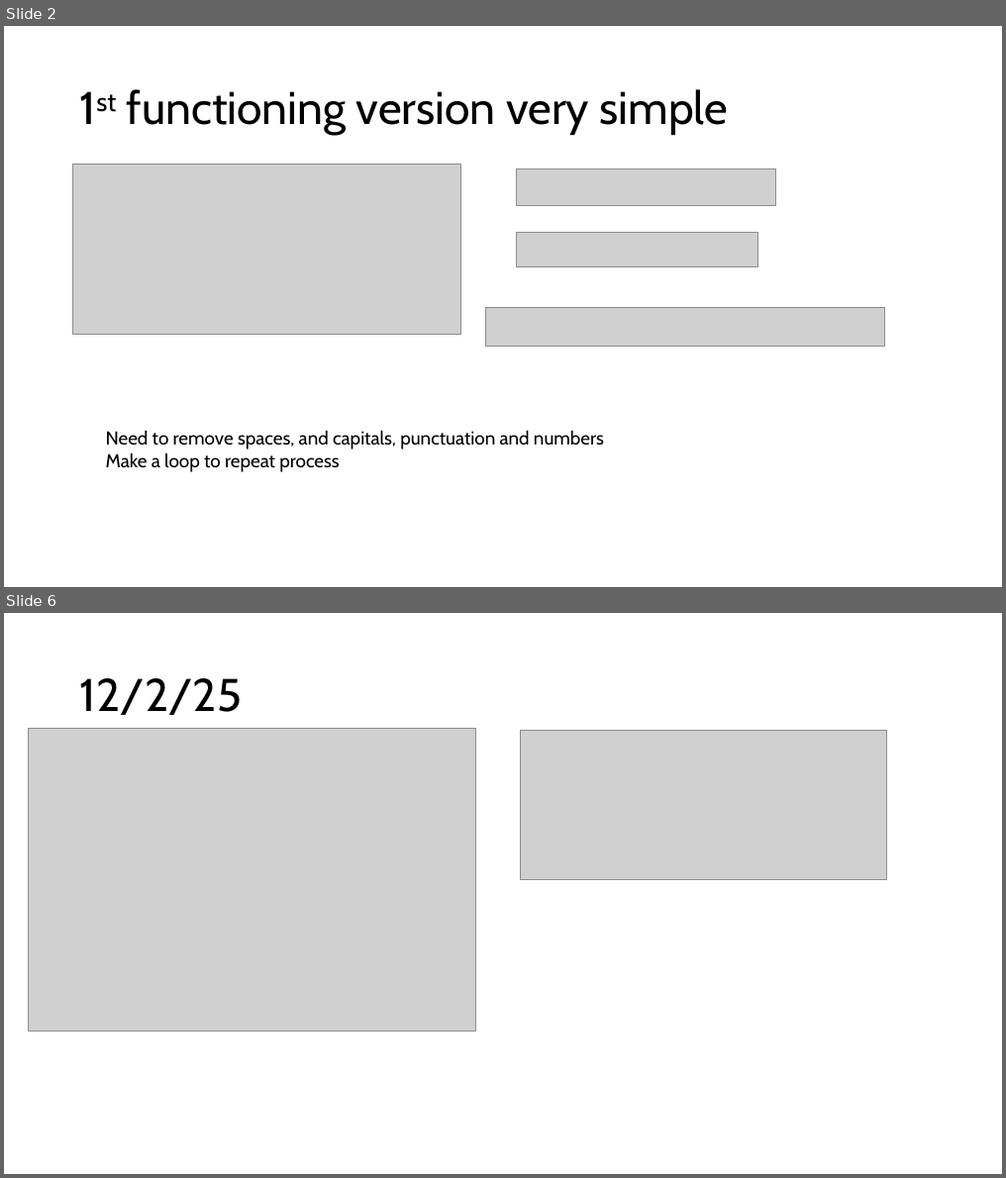
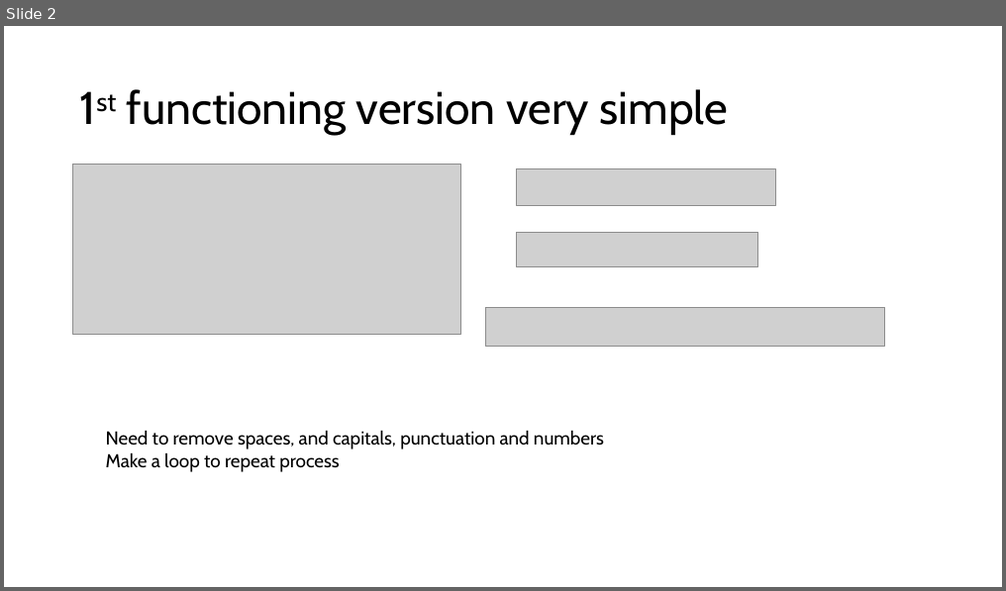
Before and after one commit to PengoPango/403IT_Programming_repos, a slide deck: 403_Programming/assignments/palindromeprogress_screenshots.pptx. Shown one above the other, each under a label of ours: slides 2 and 6 before the commit, slide 2 after it; the slides between them are not shown. The pictures are 1006x1178 and 1006x591 pixels, drawn with LibreOffice and Linux fonts; fonts in the diff are those of the drawing; grey boxes stand for pictures. Boxes give left, top, right and bottom in pixels: in the first picture for what was removed or moved away, otherwise in the second. Text is boxed around its words. In the diff, an @@ line names an element or a change of style, - is before the commit and + after.

```diff
--- a/403_Programming/assignments/palindromeprogress_screenshots.pptx
+++ b/403_Programming/assignments/palindromeprogress_screenshots.pptx
@@ slide 6 removed at box(4, 613, 1002, 1174), background #FFFFFF @@
@@ title removed at box(80, 678, 242, 715) @@
-12/2/25
@@ picture removed at box(28, 728, 475, 1031) @@
@@ picture removed at box(520, 731, 887, 879) @@
```
Also in this commit, not shown: 4 slides changed, 1 slide added, 4 other files.
